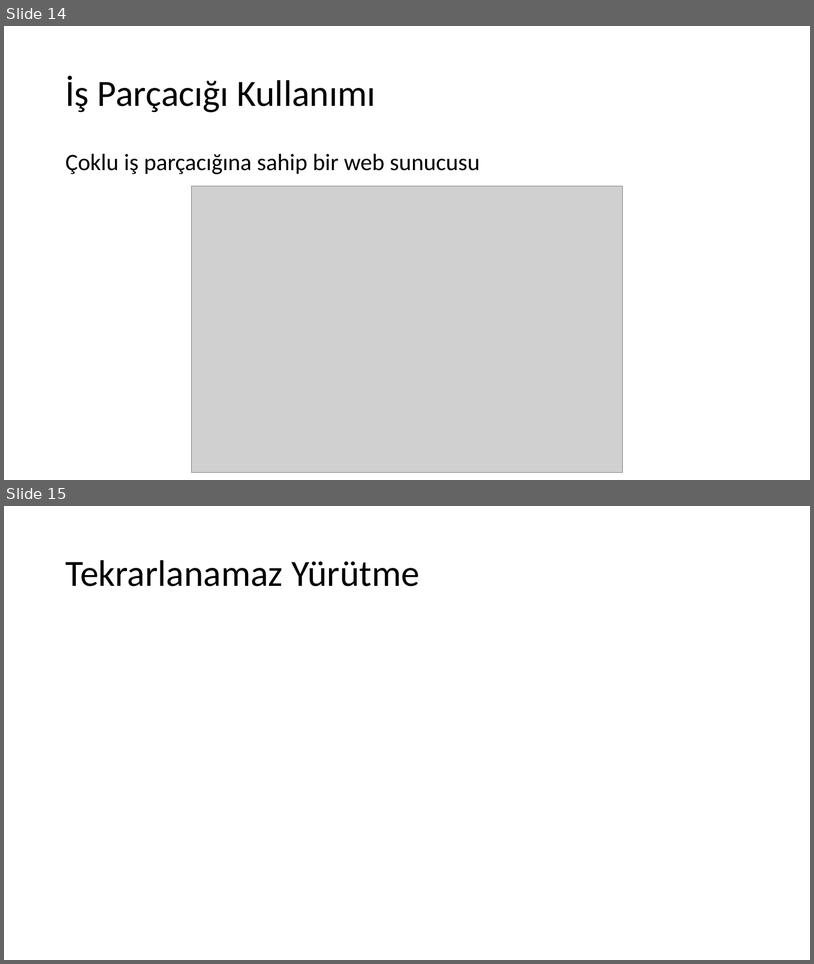
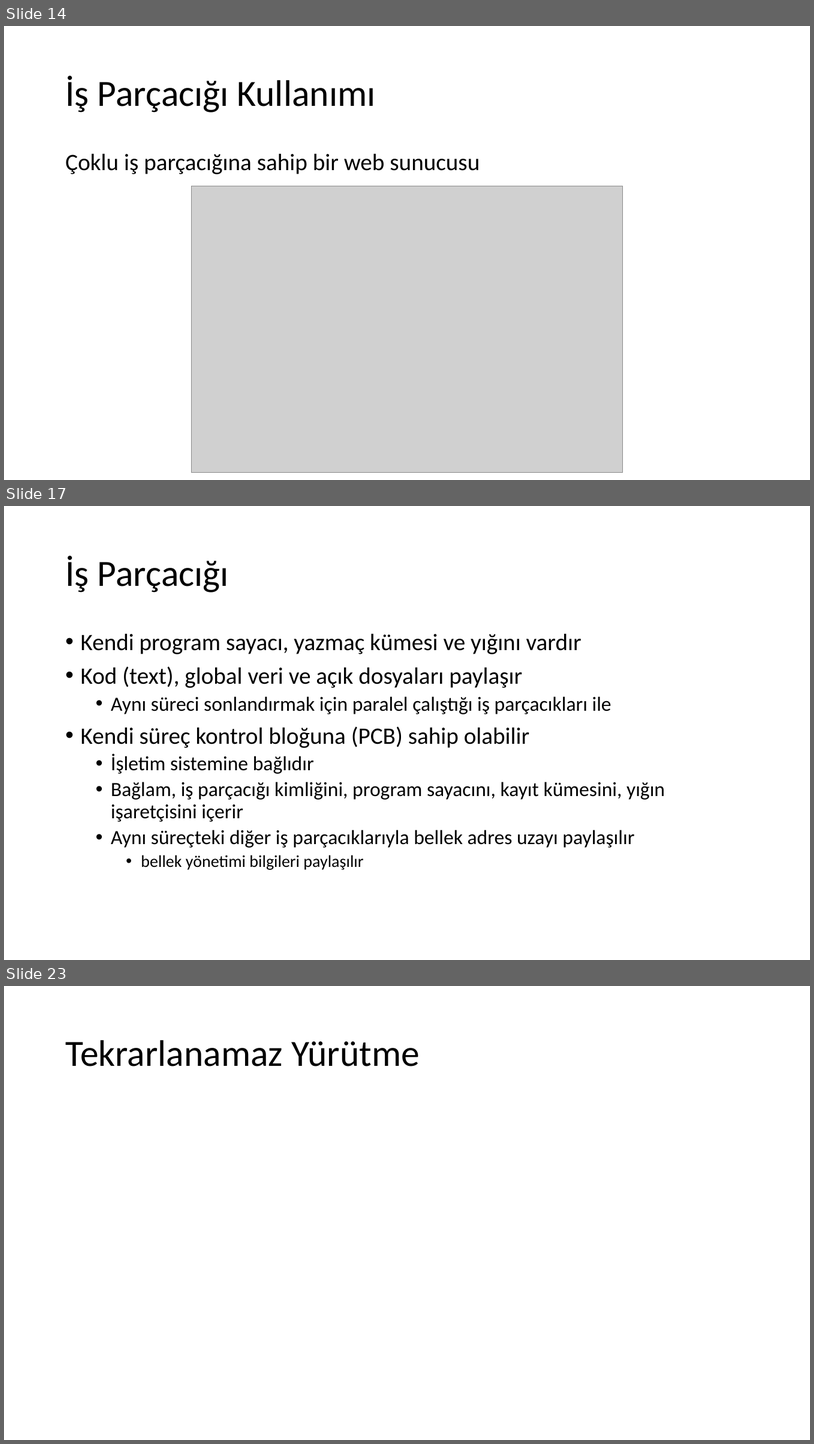
Before and after one commit to sercankulcu/sercankulcu.github.io, a slide deck: assets/teaching/os/2_Bolum_2_Surecler.pptx. Shown one above the other, each under a label of ours: slides 14 and 15 before the commit, slides 14, 17 and 23 after it; the slides between them are not shown. The pictures are 814x964 and 814x1444 pixels, drawn with LibreOffice and Linux fonts; fonts in the diff are those of the drawing; grey boxes stand for pictures. Boxes give left, top, right and bottom in pixels: in the first picture for what was removed or moved away, otherwise in the second. Text is boxed around its words. In the diff, an @@ line names an element or a change of style, - is before the commit and + after.

```diff
--- a/assets/teaching/os/2_Bolum_2_Surecler.pptx
+++ b/assets/teaching/os/2_Bolum_2_Surecler.pptx
@@ slide 17 added at box(4, 506, 810, 960), background #FFFFFF @@
@@ title added at box(65, 555, 229, 592), 44 pt, text #000000 @@
+İş Parçacığı
@@ text added at box(81, 633, 665, 870), 24 pt, text #000000 @@
+• Kendi program sayacı, yazmaç kümesi ve yığını vardır
+• Kod (text), global veri ve açık dosyaları paylaşır
+  • Aynı süreci sonlandırmak için paralel çalıştığı iş parçacıkları ile
+• Kendi süreç kontrol bloğuna (PCB) sahip olabilir
+  • İşletim sistemine bağlıdır
+  • Bağlam, iş parçacığı kimliğini, program sayacını, kayıt kümesini, yığın işaretçisini içerir
+  • Aynı süreçteki diğer iş parçacıklarıyla bellek adres uzayı paylaşılır
+    • bellek yönetimi bilgileri paylaşılır
@@ what was slide 15 is now slide 23 @@
```
Also in this commit, not shown: 7 other slides added, 1 other file.
